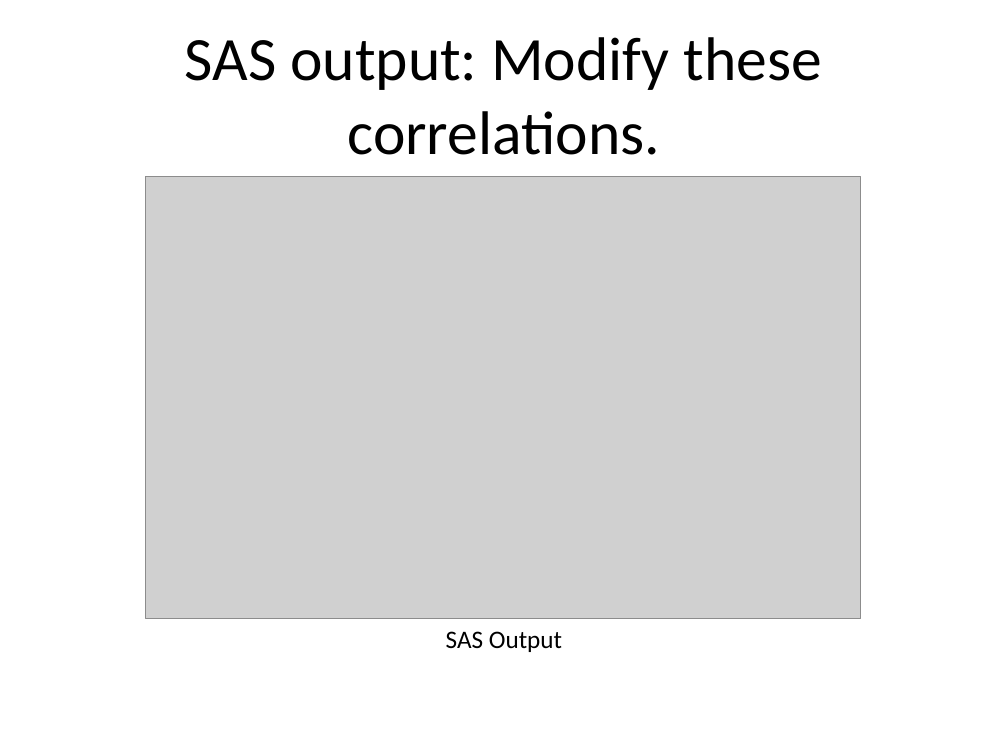
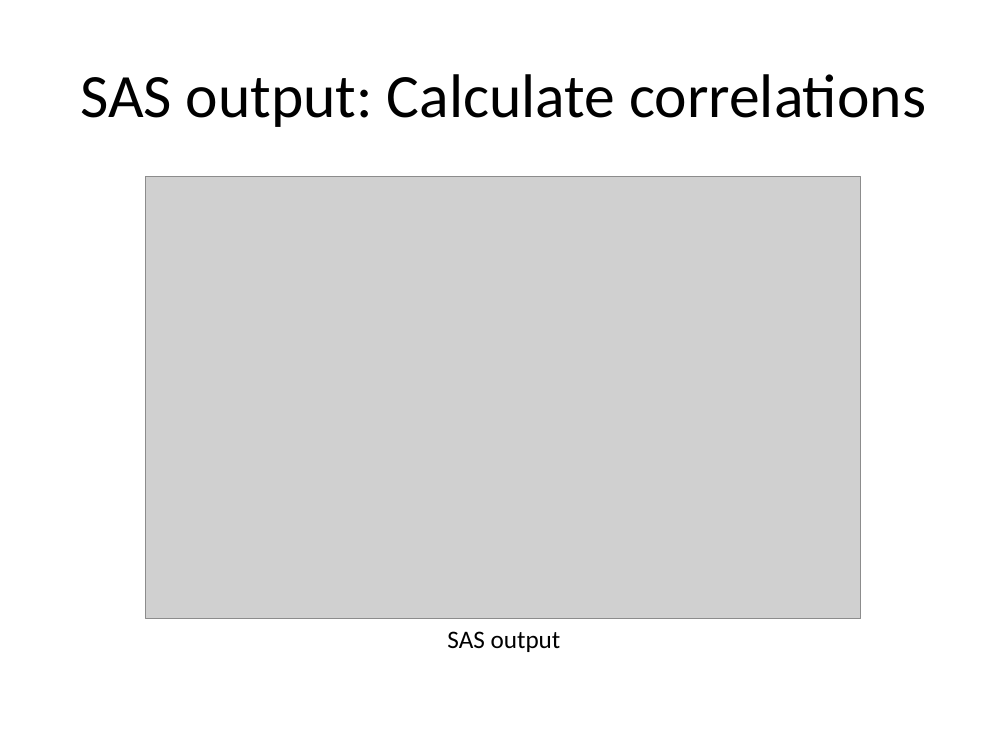
Before and after one commit to pmean/introduction-to-SAS, a slide deck: slide 46 of results/5507-02-simon-slides-and-speaker-notes.pptx (slide 49 before the commit). Drawn at 1008x756 pixels with LibreOffice and Linux fonts; fonts in the diff are those of the drawing; grey boxes stand for pictures. Boxes give left, top, right and bottom in pixels: in the first picture for what was removed or moved away, otherwise in the second. Text is boxed around its words. In the diff, an @@ line names an element or a change of style, - is before the commit and + after.

```diff
--- a/results/5507-02-simon-slides-and-speaker-notes.pptx
+++ b/results/5507-02-simon-slides-and-speaker-notes.pptx
@@ title at (80,74,926,127): text changed @@
-SAS output: Modify these correlations.
+SAS output: Calculate correlations
@@ text at (447,631,561,652): text changed @@
-SAS Output
+SAS output
```
Also in this commit, not shown: 38 other slides changed, 3 slides added, 1 slide removed, 4 other files.
